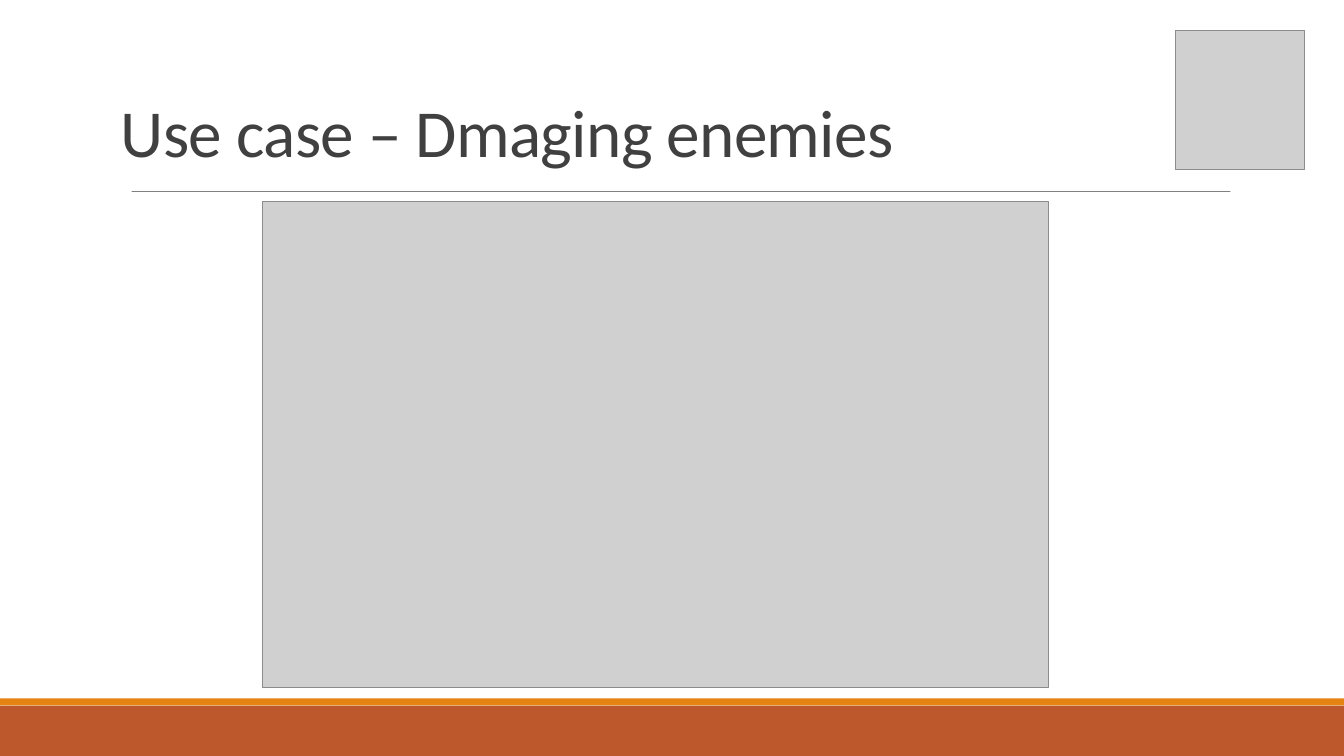
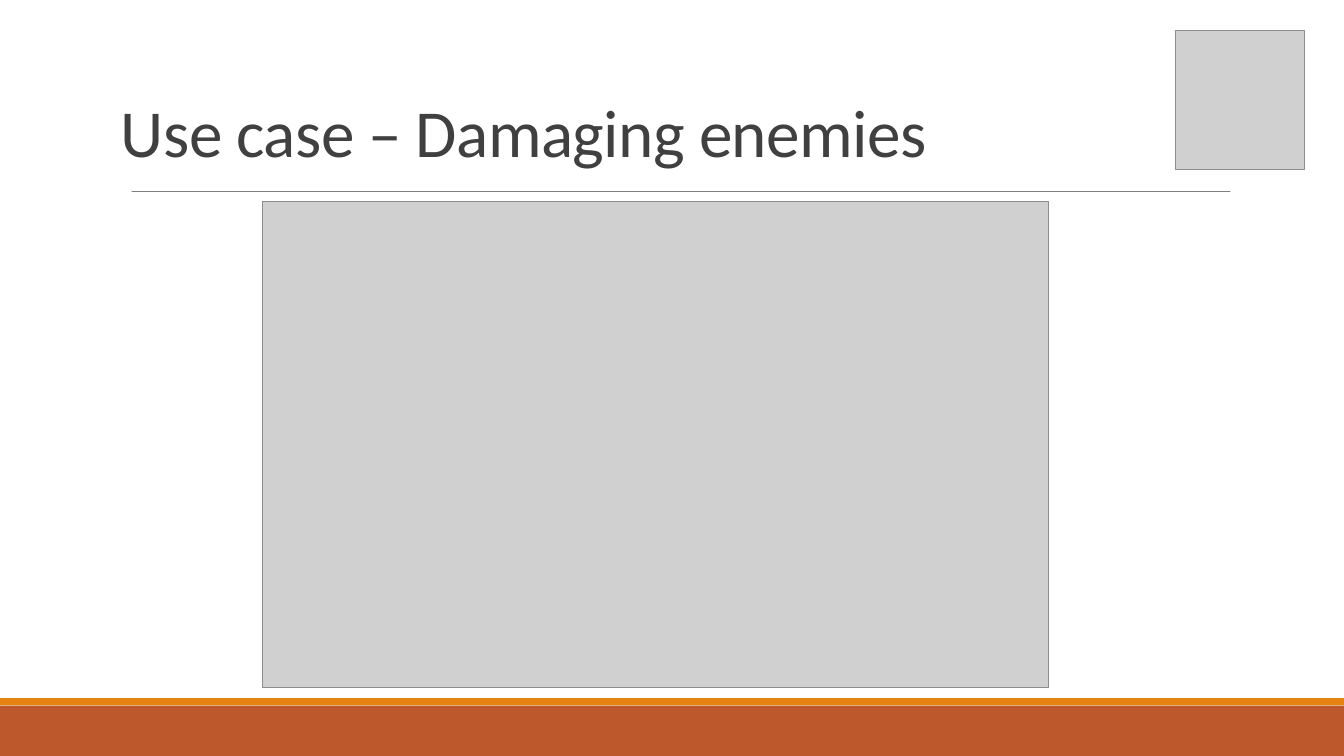
Before and after one commit to Corbono2/Banana-Clone, a slide deck: slide 9 of docs/Debugger.pptx. Drawn at 1344x756 pixels with LibreOffice and Linux fonts; fonts in the diff are those of the drawing; grey boxes stand for pictures. Boxes give left, top, right and bottom in pixels: in the first picture for what was removed or moved away, otherwise in the second. Text is boxed around its words. In the diff, an @@ line names an element or a change of style, - is before the commit and + after.

Commit message:
Fixed a typo -Ben

```diff
--- a/docs/Debugger.pptx
+++ b/docs/Debugger.pptx
@@ text at [121, 111, 926, 169]: text changed @@
-Use case – Dmaging enemies
+Use case – Damaging enemies
```
Also in this commit, not shown: 6 other slides changed.
